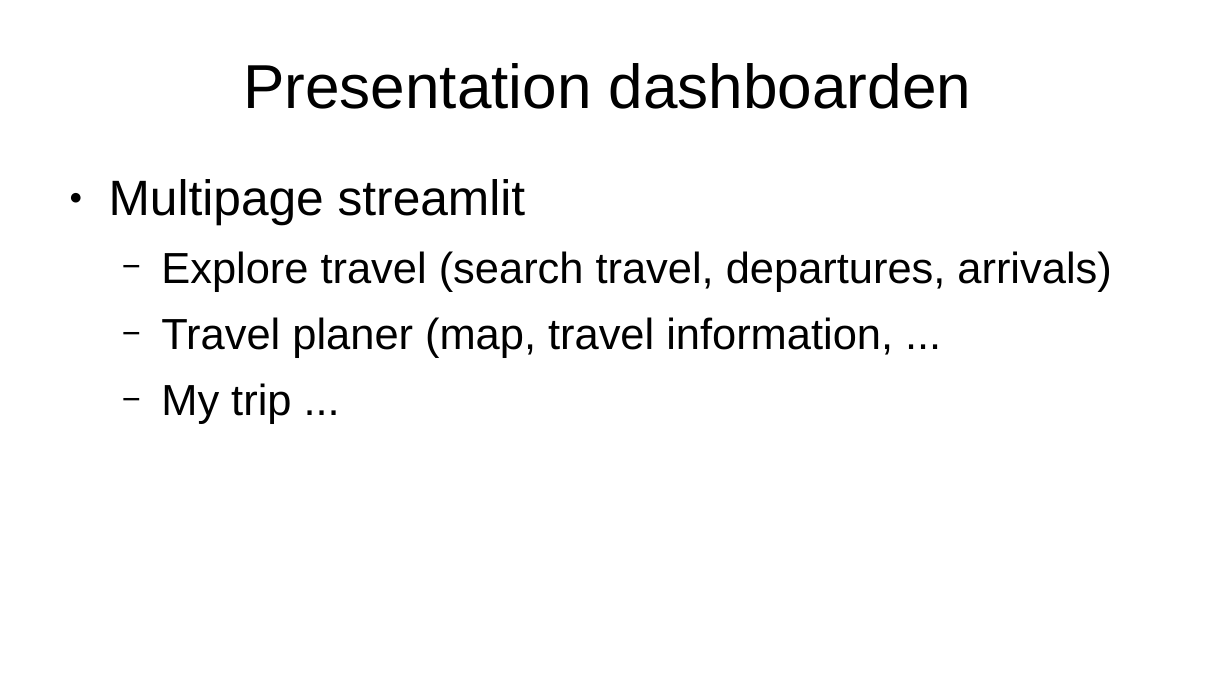
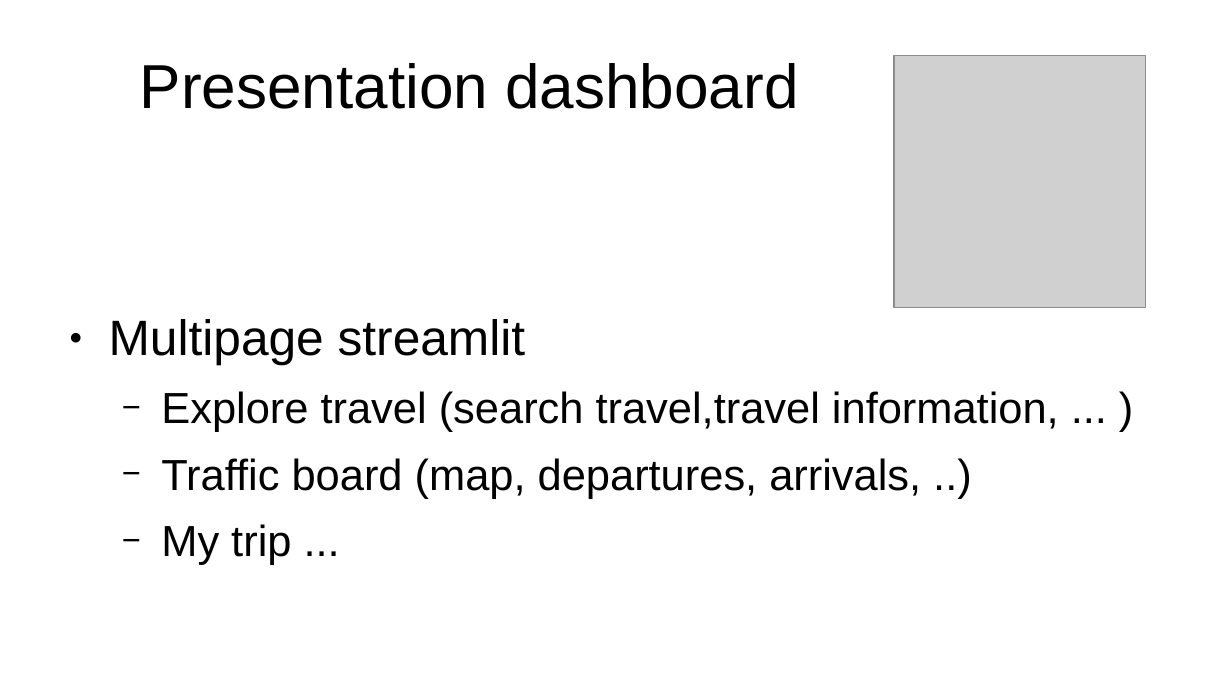
Before and after one commit to BrutalFrost/travel_planner_YBDM, a slide deck: slide 1 of presentation-project.ppt. Drawn at 1232x693 pixels with LibreOffice and Linux fonts; fonts in the diff are those of the drawing; grey boxes stand for pictures. Boxes give left, top, right and bottom in pixels: in the first picture for what was removed or moved away, otherwise in the second. Text is boxed around its words. In the diff, an @@ line names an element or a change of style, - is before the commit and + after.

Commit message:
updates presentation

```diff
--- a/presentation-project.ppt
+++ b/presentation-project.ppt
@@ picture added at (894,56,1146,307) @@
@@ title at (140,63,798,109): text changed @@
-Presentation dashboarden
+Presentation dashboard
@@ text "Multipage streamlit": place and size @@
-text "Multipage streamlit" at (109,179,1111,424)
+text "Multipage streamlit" at (109,319,1059,565)
@@ text at (161,391,1059,499): text changed @@
-  − Explore travel (search travel, departures, arrivals)
-  − Travel planer (map, travel information, ...
+  − Explore travel (search travel,travel information, ... )
+  − Traffic board (map, departures, arrivals, ..)
```
Also in this commit, not shown: 2 other slides changed, 1 slide added, 1 slide removed, 1 other file.
